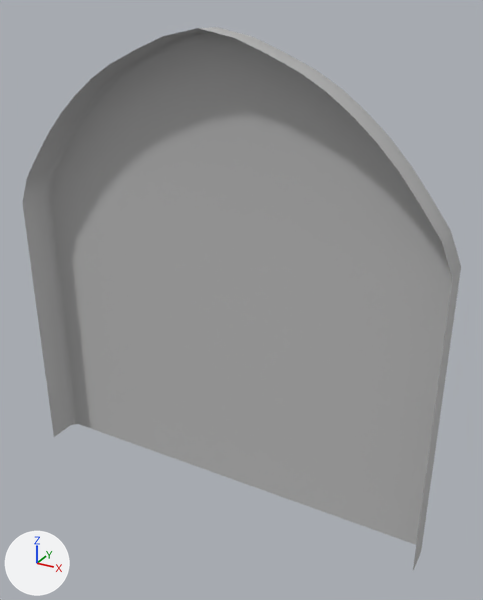
One commit to the FBX model Assets/_SnakesGame/Art/FBX/GrassModules/EnterDoor.fbx: the scene before it, then after it.
Rendered twice from a 50 mm camera at (0.597, -0.945, 0.934) aimed at (0.048, 0.053, 0.435). The axes (+X, +Y, +Z) are drawn at lower left. The lights are the same throughout. Where no turn or scale is listed for an object, it has been applied to the vertices.

Script lines for the objects in view, before the commit:
```python
mat_doormat = principled_material('DoorMat')
mat_doormat.base_color = (0.5, 0.5, 0.5)  # grey #bcbcbc
me_mesh = bpy.data.meshes.new('Mesh')
me_mesh.from_pydata(...)  # 69 vertices, 64 faces; spans x -0.429..0.429, y 0.0..0.07, z 0.0..0.903
me_mesh.materials.append(mat_doormat)  # grey #bcbcbc
ob_enterdoor = bpy.data.objects.new('EnterDoor', me_mesh)
ob_enterdoor.location = (0.0, 0.0, 0.0)
```
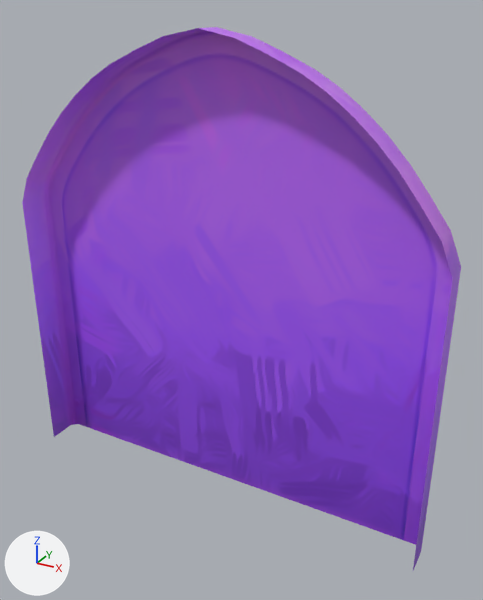
What differs and where, as boxes [x1, y1, x2, y2] in the pictures (483 x 600 px):
```json
{"object": "EnterDoor", "change": "surface changed", "before": [22, 27, 461, 570], "after": [22, 27, 461, 570], "on screen": "grey to purple"}
```

The change, as JSON lines over the scene's bpy script:
```json
{"op": "add", "block": "img_door_dif_tif", "code": ["img_door_dif_tif = load_image('Door_dif.tif', '../../Textures/GrassWall/Door_dif.tif', 512, 512, 'sRGB')"]}
{"op": "remove", "block": "mat_doormat", "code": "mat_doormat.base_color = (0.5, 0.5, 0.5)  # grey #bcbcbc"}
{"op": "add", "block": "mat_doormat", "code": "mat_doormat.texture = img_door_dif_tif"}
```
